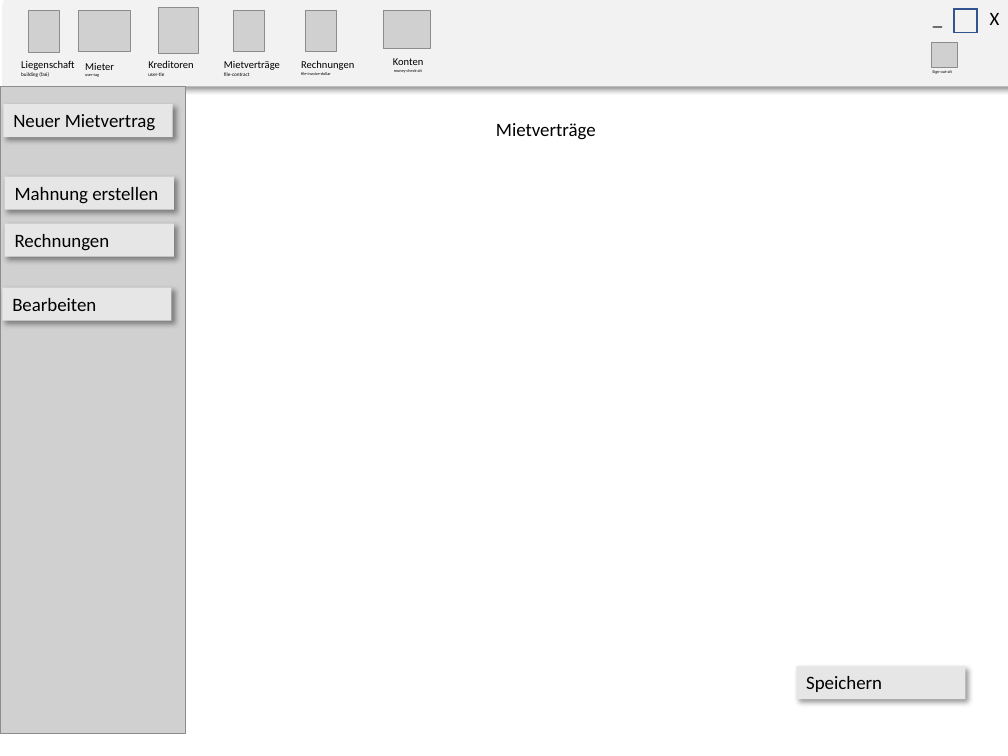
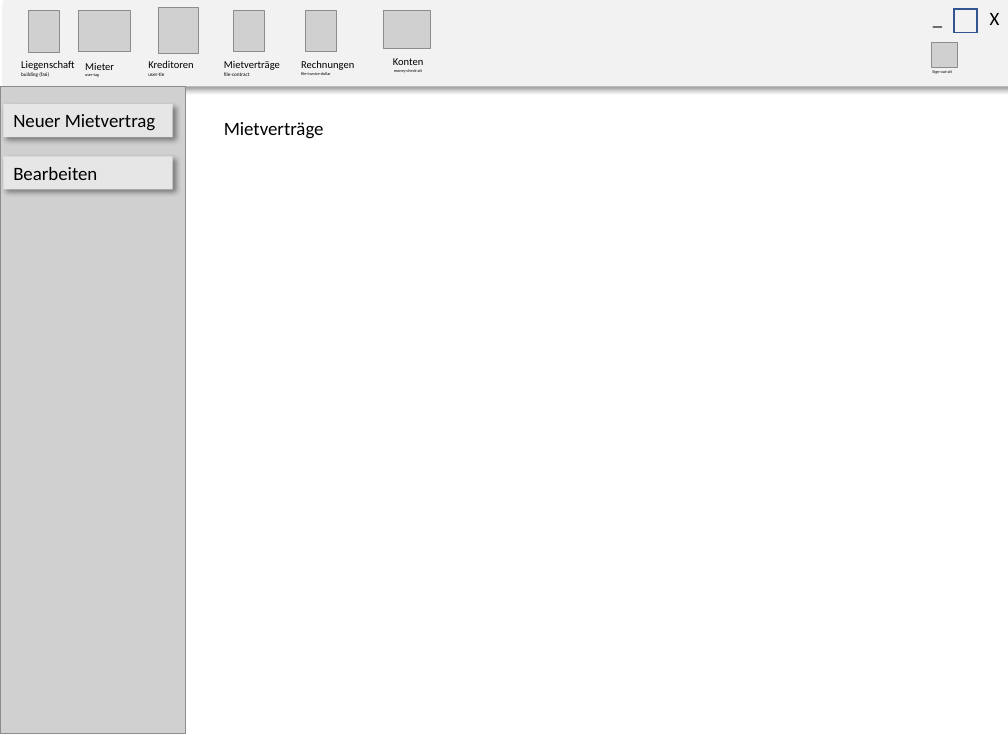
Before and after one commit to sirtheta/ImmoGlobal_Semesterarbeit, a slide deck: slide 8 of docs/GUI-Design.pptx. Drawn at 1008x756 pixels with LibreOffice and Linux fonts; fonts in the diff are those of the drawing; grey boxes stand for pictures. Boxes give left, top, right and bottom in pixels: in the first picture for what was removed or moved away, otherwise in the second. Text is boxed around its words. In the diff, an @@ line names an element or a change of style, - is before the commit and + after.

```diff
--- a/docs/GUI-Design.pptx
+++ b/docs/GUI-Design.pptx
@@ text "Mietverträge" moved from (x1=496, y1=123, x2=596, y2=140) to (x1=224, y1=122, x2=324, y2=139) @@
@@ rectangle "Bearbeiten" moved from (x1=2, y1=287, x2=171, y2=321) to (x1=3, y1=156, x2=172, y2=190) @@
@@ rectangle removed at (x1=5, y1=176, x2=174, y2=210) @@
-Mahnung erstellen
@@ rectangle removed at (x1=5, y1=224, x2=174, y2=257) @@
-Rechnungen
@@ rectangle removed at (x1=796, y1=666, x2=966, y2=700) @@
-Speichern
```
Also in this commit, not shown: 7 other slides changed, 1 slide added, 42 other files.
